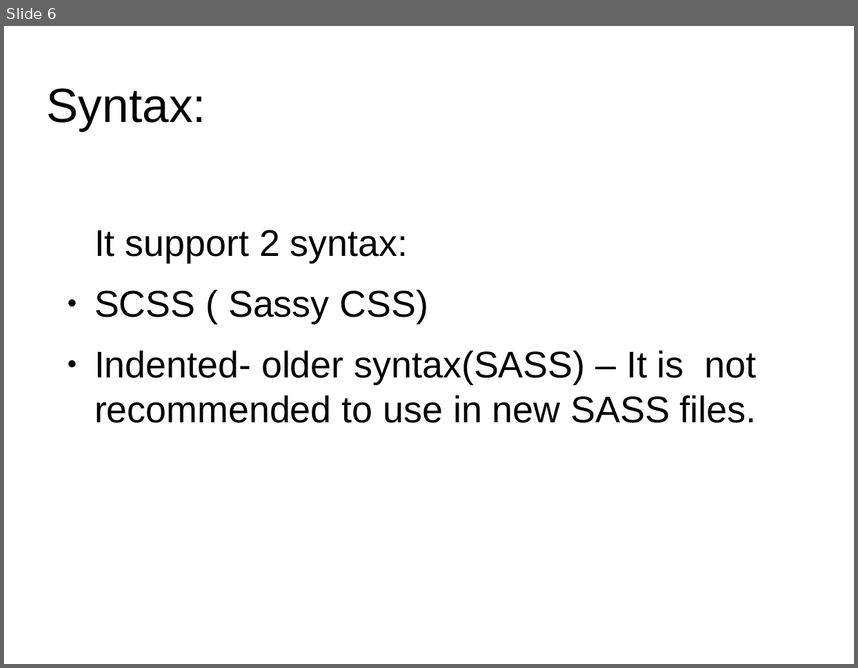
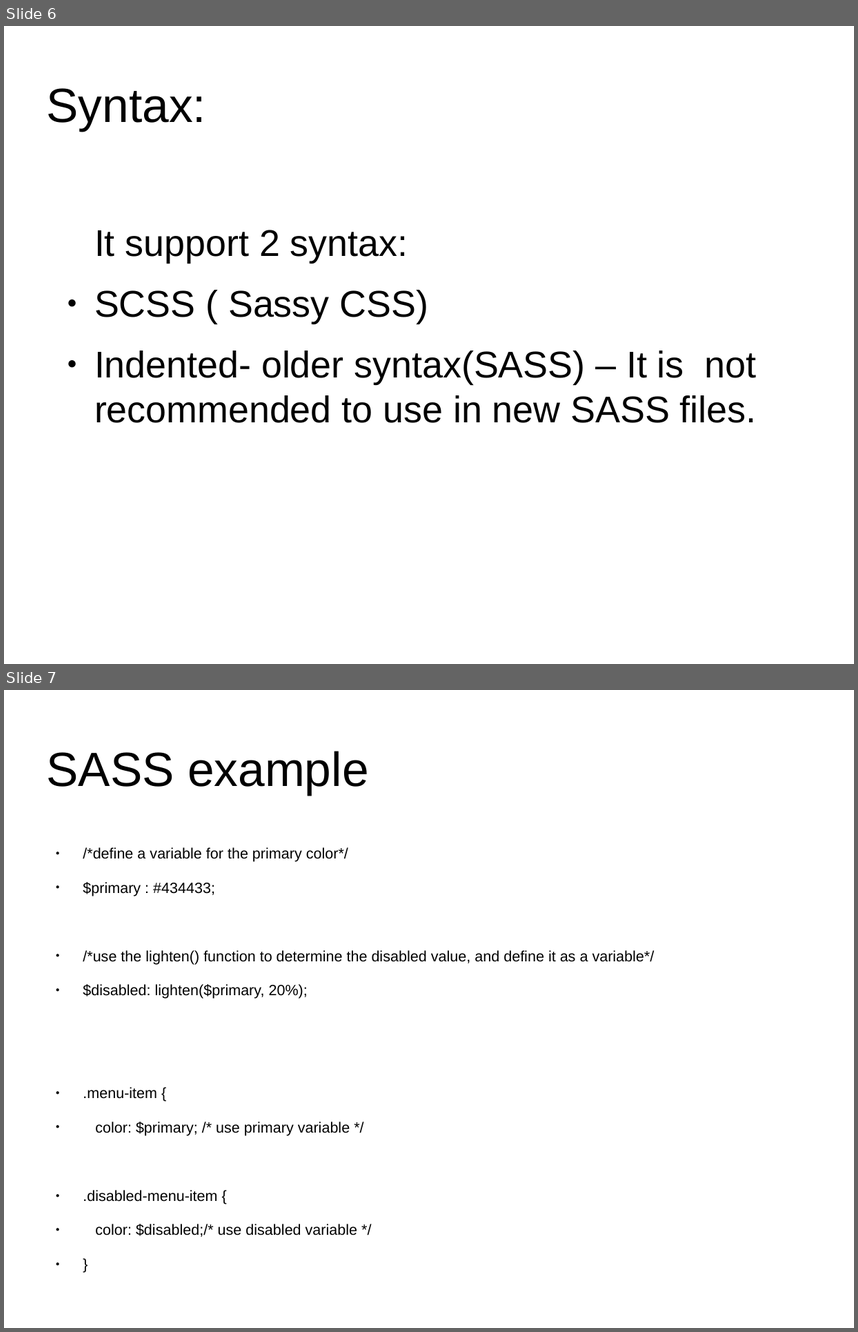
Before and after one commit to anumsh/SASS-Basics, a slide deck: SASS_basics.odp. Shown one above the other, each under a label of ours: slide 6 before the commit, slides 6 and 7 after it. The pictures are 858x668 and 858x1332 pixels, drawn with LibreOffice and Linux fonts; fonts in the diff are those of the drawing; background and template pictures are left out. Boxes give left, top, right and bottom in pixels: in the first picture for what was removed or moved away, otherwise in the second. Text is boxed around its words. In the diff, an @@ line names an element or a change of style, - is before the commit and + after.

Commit message:
feat:Sass syntax

```diff
--- a/SASS_basics.odp
+++ b/SASS_basics.odp
@@ slide 7 added at [4,690,854,1328], background #FFFFFF @@
@@ title added at [47,751,369,795], 44.8 pt, text #000000 @@
+SASS example
@@ text added at [83,847,655,1236], 13.9 pt, text #000000 @@
+● /*define a variable for the primary color*/
+● $primary : #434433;
+● /*use the lighten() function to determine the disabled value, and define it as a variable*/
+● $disabled: lighten($primary, 20%);
+● .menu-item {
+● color: $primary; /* use primary variable */
+● .disabled-menu-item {
+● color: $disabled;/* use disabled variable */
+● }
```
